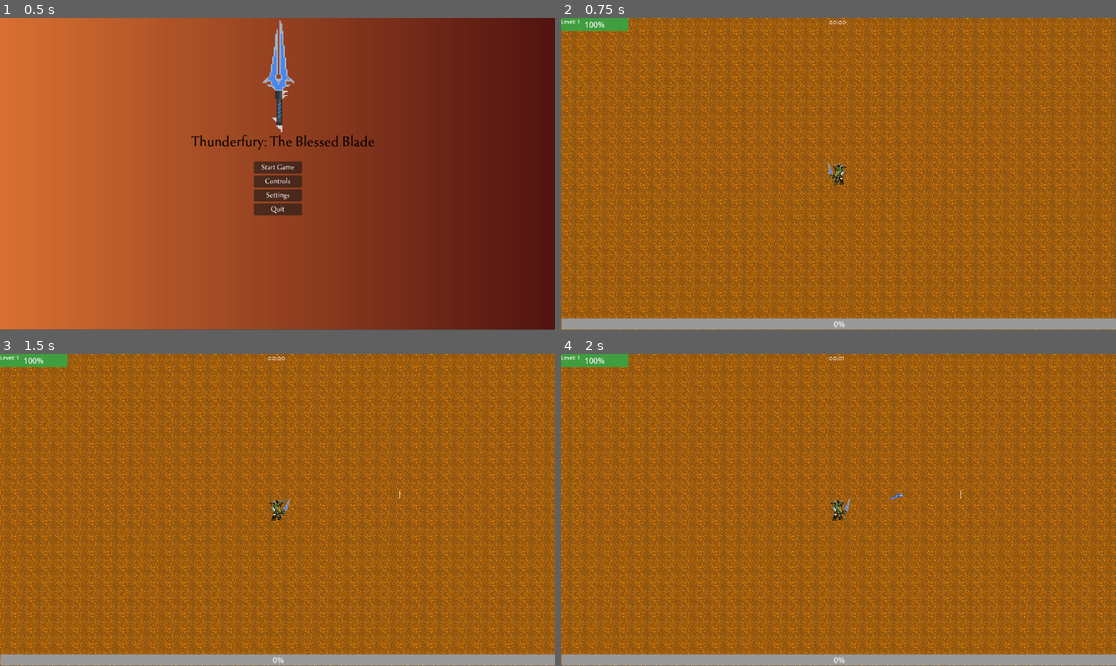
Above: before the commit, frames 1-4 (two rows, left to right).
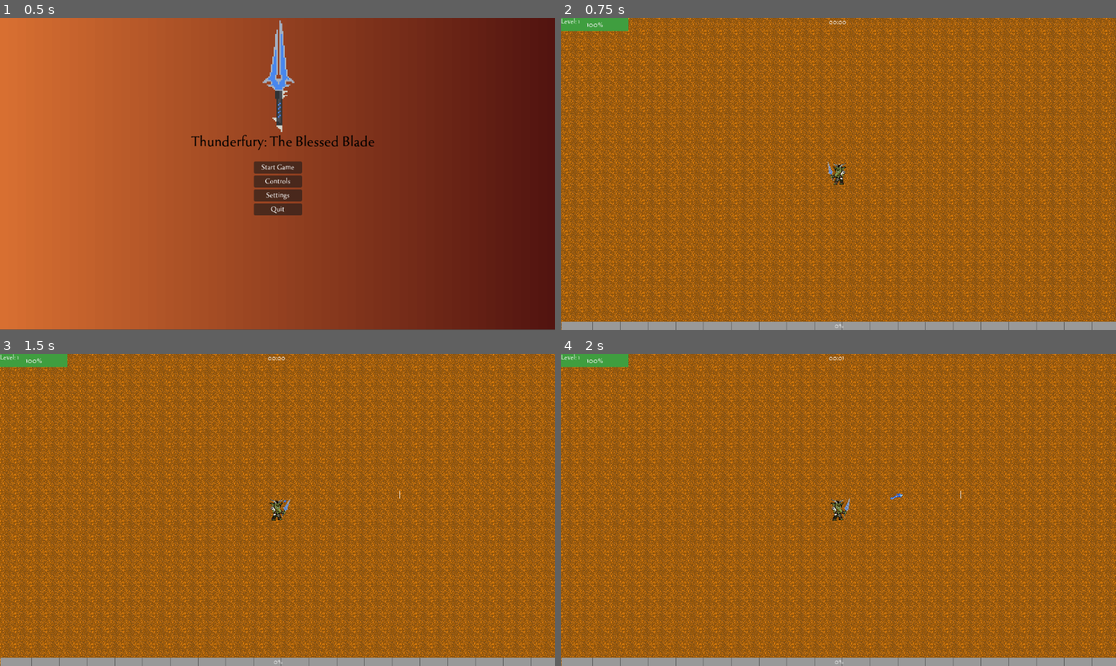
Above: after the commit, the same moments.

Repository: samadams412/Thunderfury
Game: Godot game, scene res://Menus/main_menu.tscn
Same seed, same stepped clock (60 frames per second), same inputs: the game is played once before the commit and once after it.
Inputs (mouse positions are in pixels of both pictures, inside the frame that each line leads up to):
- Up to frame 1 (0.5 s): no input
- Up to frame 2 (0.75 s): click "Start Game" at 0.5 s
- Up to frame 3 (1.5 s): tap Enter at 1.25 s; move the mouse to (399, 494) at 1.27 s; hold D (right) from 1.28 s (still down); click (399, 494) at 1.35 s
- Up to frame 4 (2 s): keep holding D (right)

Frame 1 is identical in both runs. In frame 2, 1.5% of the frame differs, in the area x 0-100%, y 0-100%; in frame 3, 1.5%; in frame 4, 1.5%.

Commit message:
Added upgrades ui and 3 basic upgrade resources, fixed projectile despawning on pause

Diff:
--- a/Enemy/enemy.gd
+++ b/Enemy/enemy.gd
@@ -3,7 +3,7 @@
 @export var movement_speed = 20.0
 @export var hp = 10
 @export var xp_value: int = 1
-# Set this to true for Ragnaros, false for the Goblin in the Inspector
+# Set this to true for Ragnaros, false for the Goblin
 @export var use_directional_animations : bool = false
 @export var hit_sound: AudioStream
 @export var death_sound: AudioStream
--- a/Enemy/enemy_goblin.tscn
+++ b/Enemy/enemy_goblin.tscn
@@ -65,7 +65,7 @@
 collision_mask = 5
 motion_mode = 1
 script = ExtResource("1_px1sc")
-xp_value = 50
+xp_value = 150
 hit_sound = ExtResource("2_5a0d5")
 death_sound = ExtResource("3_s6h0u")
 
--- a/Enemy/enemy_ragnaros.tscn
+++ b/Enemy/enemy_ragnaros.tscn
@@ -83,8 +83,8 @@
 collision_mask = 5
 motion_mode = 1
 script = ExtResource("1_xcnyd")
-hp = 100
-xp_value = 50
+hp = 50
+xp_value = 150
 use_directional_animations = true
 hit_sound = ExtResource("2_3ck2q")
 death_sound = ExtResource("3_1jgsu")
--- a/Enemy/xp_orb.tscn
+++ b/Enemy/xp_orb.tscn
@@ -1,8 +1,8 @@
 [gd_scene format=3 uid="uid://ckqwikuvd4blu"]
 
 [ext_resource type="Script" uid="uid://u7heq63sfoxo" path="res://Utility/xp_orb.gd" id="1_6im8o"]
-[ext_resource type="Texture2D" uid="uid://du25685glfd7n" path="res://Textures/Items/Gems/Gem_blue.png" id="2_aq0t6"]
 [ext_resource type="AudioStream" uid="uid://db2wifcxsgae1" path="res://Audio/SoundEffect/LootCoinSmall.ogg" id="2_dnh4f"]
+[ext_resource type="Texture2D" uid="uid://c58j0wr7lg8pc" path="res://Textures/Items/Upgrades/hearthstone_no_background.png" id="3_aq0t6"]
 
 [sub_resource type="CircleShape2D" id="CircleShape2D_g4v7s"]
 radius = 80.0
@@ -16,4 +16,5 @@
 shape = SubResource("CircleShape2D_g4v7s")
 
 [node name="Sprite2D" type="Sprite2D" parent="." unique_id=1754016803]
-texture = ExtResource("2_aq0t6")
+scale = Vector2(0.5, 0.5)
+texture = ExtResource("3_aq0t6")
--- a/Menus/hud.tscn
+++ b/Menus/hud.tscn
@@ -24,11 +24,13 @@
 anchors_preset = 0
 offset_right = 140.0
 offset_bottom = 48.0
+theme = ExtResource("2_7gh2x")
 
 [node name="HPBar" type="ProgressBar" parent="HPFrame" unique_id=1724477685]
 layout_mode = 0
 offset_right = 140.0
 offset_bottom = 27.0
+theme_override_font_sizes/font_size = 18
 theme_override_styles/background = SubResource("StyleBoxFlat_57qmd")
 theme_override_styles/fill = SubResource("StyleBoxFlat_3gngh")
 
@@ -36,7 +38,7 @@
 layout_mode = 0
 offset_right = 40.0
 offset_bottom = 23.0
-theme_override_font_sizes/font_size = 11
+theme_override_font_sizes/font_size = 15
 text = "Level: "
 
 [node name="TimerLabel" type="Control" parent="." unique_id=412626737]
@@ -65,26 +67,26 @@
 offset_right = -1152.0
 grow_horizontal = 2
 grow_vertical = 0
+theme = ExtResource("2_7gh2x")
 
 [node name="TickOverlay" type="Control" parent="XPBarContainer" unique_id=1067232083]
 layout_mode = 1
 anchors_preset = 0
 offset_left = 8.0
-offset_top = -26.0
+offset_top = -17.0
 offset_right = 1160.0
-offset_bottom = -10.0
 mouse_filter = 2
 script = ExtResource("2_fypj3")
 
 [node name="XPBar" type="ProgressBar" parent="XPBarContainer" unique_id=1097024743]
+z_index = -1
 layout_mode = 1
 anchors_preset = 2
 anchor_top = 1.0
 anchor_bottom = 1.0
 offset_left = 1.0
-offset_top = -24.0
+offset_top = -17.0
 offset_right = 1153.0
-offset_bottom = -1.0
 grow_vertical = 0
 theme_override_styles/background = SubResource("StyleBoxFlat_yf5fn")
 theme_override_styles/fill = SubResource("StyleBoxFlat_g4v7s")
--- a/Menus/pause_menu.gd
+++ b/Menus/pause_menu.gd
@@ -8,22 +8,19 @@
 	menu_container.visible = false
 
 func _input(event):
-	# Toggle pause with the "ui_cancel" (Esc key)
 	if event.is_action_pressed("ui_cancel"):
-		toggle_pause()
+		if settings_menu.visible:
+			_close_settings()
+		else:
+			toggle_pause()
 
 func toggle_pause():
-	# Toggle pause status
-	get_tree().paused = !get_tree().paused
+	var world = get_tree().current_scene
+	world.set_game_state(get_tree().paused)  # note: inverted, since paused is about to flip
 	menu_container.visible = get_tree().paused
-	if get_tree().paused:
-		Input.set_mouse_mode(Input.MOUSE_MODE_VISIBLE)
-	else:
-		Input.set_mouse_mode(Input.MOUSE_MODE_HIDDEN)
 
 func _on_resume_pressed():
-	get_tree().paused = false
-	Input.set_mouse_mode(Input.MOUSE_MODE_HIDDEN)
+	get_tree().current_scene.set_game_state(true)
 	menu_container.visible = false
 
 
@@ -38,6 +35,9 @@
 func _on_confirmation_dialog_canceled():
 	Input.mouse_mode = Input.MOUSE_MODE_VISIBLE
 
+func _close_settings():
+	settings_menu.hide()
+	menu_container.show()
 
 func _on_settings_pressed():
 	menu_container.hide()
@@ -45,4 +45,4 @@
 
 
 func _on_settings_menu_closed():
-	menu_container.show()
+	_close_settings()
--- a/Player/Attack/ice_spear.gd
+++ /dev/null
@@ -1,39 +0,0 @@
-extends Area2D
-
-var level = 1
-var hp = 1 #amount of hits the ice_spear can take before being removed
-var speed = 100
-var damage = 5
-var knock_amount = 100
-var attack_size = 1.0
-
-var target = Vector2.ZERO
-var angle = Vector2.ZERO
-
-@onready var player = get_tree().get_first_node_in_group("player")
-
-func _ready():
-	angle = global_position.direction_to(target)
-	rotation = angle.angle() + deg_to_rad(135)
-	match level:
-		1:
-			hp = 1
-			speed = 100
-			damage = 5
-			knock_amount = 100
-			attack_size = 1.0
-
-	var tween = create_tween()
-	tween.tween_property(self, "scale", Vector2(1,1)*attack_size, 1).set_trans(Tween.TRANS_QUINT).set_ease(Tween.EASE_OUT)
-	tween.play()
-
-func _physics_process(delta):
-	position += angle*speed*delta
-
-func enemy_hit(charge = 1):
-	hp -= charge
-	if hp <= 0:
-		queue_free()
-
-func _on_timer_timeout():
-	queue_free()
--- a/Player/Attack/ice_spear.tscn
+++ /dev/null
@@ -1,35 +0,0 @@
-[gd_scene format=3 uid="uid://bn67i762lv5m6"]
-
-[ext_resource type="Script" uid="uid://byrt6ib263vbi" path="res://Player/Attack/ice_spear.gd" id="1_0xbpf"]
-[ext_resource type="Texture2D" uid="uid://bpgvgy1s73cf3" path="res://Textures/Items/Weapons/ice_spear.png" id="2_cq1uu"]
-
-[sub_resource type="RectangleShape2D" id="RectangleShape2D_g4v7s"]
-size = Vector2(6.717516, 34.64824)
-
-[node name="IceSpear" type="Area2D" unique_id=1587940840 groups=["attack"]]
-top_level = true
-scale = Vector2(0.1, 0.1)
-collision_layer = 4
-collision_mask = 0
-script = ExtResource("1_0xbpf")
-
-[node name="Sprite2D" type="Sprite2D" parent="." unique_id=1893274970]
-texture = ExtResource("2_cq1uu")
-
-[node name="CollisionShape2D" type="CollisionShape2D" parent="." unique_id=1234540798]
-position = Vector2(0.375001, -0.8749991)
-rotation = -0.7853982
-scale = Vector2(0.9999999, 0.9999999)
-shape = SubResource("RectangleShape2D_g4v7s")
-
-[node name="Timer" type="Timer" parent="." unique_id=77797584]
-wait_time = 8.0
-one_shot = true
-autostart = true
-
-[node name="snd_play" type="AudioStreamPlayer" parent="." unique_id=2143139756]
-volume_db = -12.796
-pitch_scale = 2.31
-autoplay = true
-
-[connection signal="timeout" from="Timer" to="." method="_on_timer_timeout"]
--- a/Player/Attack/lightning_bolt.gd
+++ b/Player/Attack/lightning_bolt.gd
@@ -9,8 +9,8 @@
 	var anim_node = $Sprite2D
 	anim_node.play("lightning")
 
-	await get_tree().create_timer(20.0).timeout
-	print("Timer finished, calling queue_free()")
+	await get_tree().create_timer(5.0, false).timeout
+	#print("Timer finished, calling queue_free()")
 	queue_free()
 
 #func _process(_delta):
--- a/Player/Attack/weapon.gd
+++ b/Player/Attack/weapon.gd
@@ -4,7 +4,7 @@
 @onready var spawn_point = $SpawnPoint
 @export var fire_rate : float = 0.5
 @onready var fire_rate_timer = $FireRateTimer
-
+@export var pierce_count : int = 1
 
 var is_facing_right : bool = false
 
@@ -47,7 +47,8 @@
 	var proj = projectile_scene.instantiate()
 	proj.my_player = owner_player
 	proj.global_position = spawn_pos
-	#proj.global_position = spawn_point.global_position
+	proj.pierce_count = pierce_count
+
 
 	get_tree().root.add_child(proj)
 
--- a/Player/player.tscn
+++ b/Player/player.tscn
@@ -119,6 +119,7 @@
 z_index = 1
 motion_mode = 1
 script = ExtResource("1_btcbx")
+max_hp = 25
 level_up_sound = ExtResource("2_x3vf3")
 hit_sound = ExtResource("2_vtle1")
 death_sound = ExtResource("3_od3ui")
@@ -151,17 +152,6 @@
 position = Vector2(-0.5, 2.5)
 shape = SubResource("RectangleShape2D_gwnis")
 
-[node name="Attack" type="Node2D" parent="." unique_id=948010632]
-visible = false
-
-[node name="IceSpearTimer" type="Timer" parent="Attack" unique_id=1527124751]
-unique_name_in_owner = true
-wait_time = 1.5
-
-[node name="IceSpearAttackTimer" type="Timer" parent="Attack/IceSpearTimer" unique_id=1699415153]
-unique_name_in_owner = true
-wait_time = 0.075
-
 [node name="EnemyDetectionArea" type="Area2D" parent="." unique_id=1871256866]
 visible = false
 collision_layer = 4
@@ -170,11 +160,6 @@
 
 [node name="CollisionShape2D" type="CollisionShape2D" parent="EnemyDetectionArea" unique_id=281053506]
 shape = SubResource("CircleShape2D_g4v7s")
-
-[node name="AimPoint" type="Marker2D" parent="." unique_id=1639080065]
-visible = false
-position = Vector2(15, 3)
-rotation = -1.5707964
 
 [node name="AnimationPlayer" type="AnimationPlayer" parent="." unique_id=1982486513]
 libraries/ = SubResource("AnimationLibrary_fhl08")
@@ -191,8 +176,6 @@
 position = Vector2(-4, -78)
 
 [connection signal="hurt" from="HurtBox" to="." method="_on_hurt_box_hurt"]
-[connection signal="timeout" from="Attack/IceSpearTimer" to="." method="_on_ice_spear_timer_timeout"]
-[connection signal="timeout" from="Attack/IceSpearTimer/IceSpearAttackTimer" to="." method="_on_ice_spear_attack_timer_timeout"]
 [connection signal="body_entered" from="EnemyDetectionArea" to="." method="_on_enemy_detection_area_body_entered"]
 [connection signal="body_exited" from="EnemyDetectionArea" to="." method="_on_enemy_detection_area_body_exited"]
 
--- /dev/null
+++ b/Upgrades/Upgrade.gd
@@ -0,0 +1,11 @@
+extends Resource
+class_name Upgrade
+
+@export var display_name: String
+@export var description: String
+@export var icon: Texture2D
+@export var weight: float = 1.0        # rarity — higher = more common
+@export var max_stacks: int = -1       # -1 = unlimited
+
+func apply(player: Node) -> void:
+	pass  # overridden per upgrade type
--- /dev/null
+++ b/Upgrades/upgrade_card_ui.gd
@@ -0,0 +1,24 @@
+extends CanvasLayer
+signal upgrade_selected(upgrade: Upgrade)
+
+@onready var cards: Array[Control] = [$HBoxContainer/Card1/VBoxContainer, $HBoxContainer/Card2/VBoxContainer, $HBoxContainer/Card3/VBoxContainer]
+
+func setup(choices: Array[Upgrade]) -> void:
+	for i in cards.size():
+		var card = cards[i]
+		if i < choices.size():
+			var upgrade = choices[i]
+			card.visible = true
+			card.get_node("NameLabel").text = upgrade.display_name
+			card.get_node("DescLabel").text = upgrade.description
+			if upgrade.icon:
+				card.get_node("Icon").texture = upgrade.icon
+			var button = card.get_node("Button") as Button
+			if button.pressed.is_connected(_on_card_pressed):
+				button.pressed.disconnect(_on_card_pressed)
+			button.pressed.connect(_on_card_pressed.bind(upgrade))
+		else:
+			card.visible = false
+
+func _on_card_pressed(upgrade: Upgrade) -> void:
+	upgrade_selected.emit(upgrade)
--- /dev/null
+++ b/Upgrades/upgrade_card_ui.tscn
@@ -0,0 +1,114 @@
+[gd_scene format=3 uid="uid://fudtledl0kb3"]
+
+[ext_resource type="Script" uid="uid://bdnrgtytyw7xl" path="res://Upgrades/upgrade_card_ui.gd" id="1_cjbve"]
+[ext_resource type="Theme" uid="uid://4bejjidht0ni" path="res://Utility/GameTheme.tres" id="2_883hd"]
+
+[node name="UpgradeCardUI" type="CanvasLayer" unique_id=1698209548]
+process_mode = 3
+script = ExtResource("1_cjbve")
+
+[node name="HBoxContainer" type="HBoxContainer" parent="." unique_id=1986592494]
+anchors_preset = 8
+anchor_left = 0.5
+anchor_top = 0.5
+anchor_right = 0.5
+anchor_bottom = 0.5
+offset_left = -20.0
+offset_top = -20.0
+offset_right = 20.0
+offset_bottom = 20.0
+grow_horizontal = 2
+grow_vertical = 2
+theme = ExtResource("2_883hd")
+theme_override_constants/separation = 24
+alignment = 1
+
+[node name="Card1" type="PanelContainer" parent="HBoxContainer" unique_id=1586136605]
+custom_minimum_size = Vector2(240, 400)
+layout_mode = 2
+size_flags_vertical = 4
+
+[node name="VBoxContainer" type="VBoxContainer" parent="HBoxContainer/Card1" unique_id=708783311]
+layout_mode = 2
+theme_override_constants/separation = 12
+
+[node name="Icon" type="TextureRect" parent="HBoxContainer/Card1/VBoxContainer" unique_id=861327455]
+custom_minimum_size = Vector2(128, 128)
+layout_mode = 2
+size_flags_horizontal = 4
+stretch_mode = 5
+
+[node name="NameLabel" type="Label" parent="HBoxContainer/Card1/VBoxContainer" unique_id=2078032482]
+custom_minimum_size = Vector2(100, 0)
+layout_mode = 2
+
+[node name="DescLabel" type="Label" parent="HBoxContainer/Card1/VBoxContainer" unique_id=2033583761]
+custom_minimum_size = Vector2(100, 0)
+layout_mode = 2
+autowrap_mode = 2
+
+[node name="Button" type="Button" parent="HBoxContainer/Card1/VBoxContainer" unique_id=656323665]
+custom_minimum_size = Vector2(160, 44)
+layout_mode = 2
+size_flags_horizontal = 4
+text = "Select"
+
+[node name="Card2" type="PanelContainer" parent="HBoxContainer" unique_id=340044342]
+custom_minimum_size = Vector2(240, 400)
+layout_mode = 2
+size_flags_vertical = 4
+
+[node name="VBoxContainer" type="VBoxContainer" parent="HBoxContainer/Card2" unique_id=1310289805]
+layout_mode = 2
+theme_override_constants/separation = 12
+
+[node name="Icon" type="TextureRect" parent="HBoxContainer/Card2/VBoxContainer" unique_id=619550763]
+custom_minimum_size = Vector2(128, 128)
+layout_mode = 2
+size_flags_horizontal = 4
+stretch_mode = 5
+
+[node name="NameLabel" type="Label" parent="HBoxContainer/Card2/VBoxContainer" unique_id=1897006476]
+custom_minimum_size = Vector2(100, 0)
+layout_mode = 2
+
+[node name="DescLabel" type="Label" parent="HBoxContainer/Card2/VBoxContainer" unique_id=748046319]
+custom_minimum_size = Vector2(100, 0)
+layout_mode = 2
+autowrap_mode = 2
+
+[node name="Button" type="Button" parent="HBoxContainer/Card2/VBoxContainer" unique_id=121054138]
+custom_minimum_size = Vector2(160, 44)
+layout_mode = 2
+size_flags_horizontal = 4
+text = "Select"
+
+[node name="Card3" type="PanelContainer" parent="HBoxContainer" unique_id=774818312]
+custom_minimum_size = Vector2(240, 400)
+layout_mode = 2
+size_flags_vertical = 4
+
+[node name="VBoxContainer" type="VBoxContainer" parent="HBoxContainer/Card3" unique_id=607380408]
+layout_mode = 2
+theme_override_constants/separation = 12
+
+[node name="Icon" type="TextureRect" parent="HBoxContainer/Card3/VBoxContainer" unique_id=293602325]
+custom_minimum_size = Vector2(128, 128)
+layout_mode = 2
+size_flags_horizontal = 4
+stretch_mode = 5
+
+[node name="NameLabel" type="Label" parent="HBoxContainer/Card3/VBoxContainer" unique_id=672668170]
+custom_minimum_size = Vector2(100, 0)
+layout_mode = 2
+
+[node name="DescLabel" type="Label" parent="HBoxContainer/Card3/VBoxContainer" unique_id=648979547]
+custom_minimum_size = Vector2(100, 0)
+layout_mode = 2
+autowrap_mode = 2
+
+[node name="Button" type="Button" parent="HBoxContainer/Card3/VBoxContainer" unique_id=727652586]
+custom_minimum_size = Vector2(160, 44)
+layout_mode = 2
+size_flags_horizontal = 4
+text = "Select"
--- /dev/null
+++ b/Upgrades/upgrade_manager.gd
@@ -0,0 +1,59 @@
+extends Node
+
+@export var upgrade_pool: Array[Upgrade] = []
+@export var upgrade_card_scene: PackedScene
+
+var stack_counts: Dictionary = {}
+var player: Node = null
+
+func _ready() -> void:
+	player = get_tree().get_first_node_in_group("player")
+	player.leveled_up.connect(_on_leveled_up)
+
+func _on_leveled_up(new_level: int) -> void:
+	if new_level % 3 != 0:
+		return
+	var choices = _pick_upgrades(3)
+	if choices.is_empty():
+		return
+	_show_upgrade_ui(choices)
+
+func _pick_upgrades(count: int) -> Array[Upgrade]:
+	var eligible: Array[Upgrade] = []
+	for upgrade in upgrade_pool:
+		var stacks = stack_counts.get(upgrade, 0)
+		if stacks < upgrade.max_stacks:
+			eligible.append(upgrade)
+
+	var chosen: Array[Upgrade] = []
+	var pool_copy = eligible.duplicate()
+	for i in min(count, pool_copy.size()):
+		var picked = _weighted_pick(pool_copy)
+		chosen.append(picked)
+		pool_copy.erase(picked)
+	return chosen
+
+func _weighted_pick(pool: Array[Upgrade]) -> Upgrade:
+	var total_weight := 0.0
+	for u in pool:
+		total_weight += u.weight
+	var roll = randf() * total_weight
+	var cumulative := 0.0
+	for u in pool:
+		cumulative += u.weight
+		if roll <= cumulative:
+			return u
+	return pool[-1]
+
+func _show_upgrade_ui(choices: Array[Upgrade]) -> void:
+	get_tree().current_scene.set_game_state(false)
+	var ui = upgrade_card_scene.instantiate()
+	get_tree().current_scene.add_child(ui)
+	ui.setup(choices)
+	ui.upgrade_selected.connect(_on_upgrade_selected.bind(ui))
+
+func _on_upgrade_selected(upgrade: Upgrade, ui: Node) -> void:
+	upgrade.apply(player)
+	stack_counts[upgrade] = stack_counts.get(upgrade, 0) + 1
+	ui.queue_free()
+	get_tree().current_scene.set_game_state(true)
--- /dev/null
+++ b/Upgrades/upgrade_max_hp.gd
@@ -0,0 +1,11 @@
+# upgrade_max_hp.gd
+extends Upgrade
+class_name UpgradeMaxHP
+
+@export var percent: float = 0.08
+
+func apply(player: Node) -> void:
+	var increase = int(round(player.max_hp * percent))
+	player.max_hp += increase
+	player.hp += increase
+	player.hp_changed.emit(player.hp, player.max_hp)
--- /dev/null
+++ b/Upgrades/upgrade_max_hp.tres
@@ -0,0 +1,12 @@
+[gd_resource type="Resource" script_class="UpgradeMaxHP" format=3 uid="uid://g6411ffgumtu"]
+
+[ext_resource type="Script" uid="uid://csqdh2aunnkbg" path="res://Upgrades/upgrade_max_hp.gd" id="1_vj858"]
+[ext_resource type="Texture2D" uid="uid://mxhs77mgmqyy" path="res://Textures/Items/Upgrades/spell_holy_flashheal.jpg" id="1_yp5qk"]
+
+[resource]
+script = ExtResource("1_vj858")
+display_name = "Upgrade Max HP"
+description = "Upgrade Players Max HP +8%"
+icon = ExtResource("1_yp5qk")
+max_stacks = 5
+metadata/_custom_type_script = "uid://csqdh2aunnkbg"
--- /dev/null
+++ b/Upgrades/upgrade_movement_speed.gd
@@ -0,0 +1,8 @@
+# upgrade_movement_speed.gd
+extends Upgrade
+class_name UpgradeMovementSpeed
+
+@export var percent: float = 0.08
+
+func apply(player: Node) -> void:
+	player.movement_speed *= (1.0 + percent)
--- /dev/null
+++ b/Upgrades/upgrade_movement_speed.tres
@@ -0,0 +1,12 @@
+[gd_resource type="Resource" script_class="UpgradeMovementSpeed" format=3 uid="uid://d3v4htgwlb7tq"]
+
+[ext_resource type="Texture2D" uid="uid://go6eq1ofx5jc" path="res://Textures/Items/Upgrades/ability_rogue_sprint.jpg" id="1_hqugi"]
+[ext_resource type="Script" uid="uid://8vioaemq7bto" path="res://Upgrades/upgrade_movement_speed.gd" id="1_nncbq"]
+
+[resource]
+script = ExtResource("1_nncbq")
+display_name = "Increase Movement Speed"
+description = "Increase Movement Speed by 8%"
+icon = ExtResource("1_hqugi")
+max_stacks = 5
+metadata/_custom_type_script = "uid://8vioaemq7bto"
--- /dev/null
+++ b/Upgrades/upgrade_pierce_count.gd
@@ -0,0 +1,8 @@
+# upgrade_pierce_count.gd
+extends Upgrade
+class_name UpgradePierceCount
+
+@export var amount: int = 1
+
+func apply(player: Node) -> void:
+	player.weapon.pierce_count += amount
--- /dev/null
+++ b/Upgrades/upgrade_weapon_pierce_count.tres
@@ -0,0 +1,12 @@
+[gd_resource type="Resource" script_class="UpgradePierceCount" format=3 uid="uid://b5rwd28fxurfr"]
+
+[ext_resource type="Script" uid="uid://b1d6sd48f4xlf" path="res://Upgrades/upgrade_pierce_count.gd" id="1_33mud"]
+[ext_resource type="Texture2D" uid="uid://b3mcgghwgfaw2" path="res://Textures/Items/Upgrades/ability_rogue_waylay.jpg" id="1_c8wq8"]
+
+[resource]
+script = ExtResource("1_33mud")
+display_name = "Increase Pierce Count"
+description = "Increase Weapon Pierce Count by 1"
+icon = ExtResource("1_c8wq8")
+max_stacks = 5
+metadata/_custom_type_script = "uid://b1d6sd48f4xlf"
--- a/world.gd
+++ b/world.gd
@@ -6,7 +6,7 @@
 
 func set_game_state(is_playing: bool):
 	if is_playing:
-		Input.mouse_mode = Input.MOUSE_MODE_CAPTURED
+		Input.mouse_mode = Input.MOUSE_MODE_HIDDEN
 		get_tree().paused = false
 	else:
 		Input.mouse_mode = Input.MOUSE_MODE_VISIBLE
@@ -16,6 +16,5 @@
 	if what == NOTIFICATION_WM_WINDOW_FOCUS_OUT:
 		Input.mouse_mode = Input.MOUSE_MODE_VISIBLE
 	elif what == NOTIFICATION_WM_WINDOW_FOCUS_IN:
-		# Only hide the mouse if we aren't paused!
 		if not get_tree().paused:
-			Input.mouse_mode = Input.MOUSE_MODE_CAPTURED
+			Input.mouse_mode = Input.MOUSE_MODE_HIDDEN
--- a/world.tscn
+++ b/world.tscn
@@ -19,6 +19,12 @@
 [ext_resource type="Script" uid="uid://cueio0uvxseki" path="res://Audio/Music/music_player.gd" id="15_hiqwa"]
 [ext_resource type="PackedScene" uid="uid://bvuce28vbd74q" path="res://Menus/settings_menu.tscn" id="15_ikiii"]
 [ext_resource type="PackedScene" uid="uid://bi61wy3svb270" path="res://Menus/hud.tscn" id="19_cbp6q"]
+[ext_resource type="Script" uid="uid://b3s228rsugcfo" path="res://Upgrades/upgrade_manager.gd" id="20_mc2jv"]
+[ext_resource type="Script" uid="uid://hfa3w5v2cdg4" path="res://Upgrades/Upgrade.gd" id="21_bo7i5"]
+[ext_resource type="Resource" uid="uid://g6411ffgumtu" path="res://Upgrades/upgrade_max_hp.tres" id="22_4h6ng"]
+[ext_resource type="Resource" uid="uid://d3v4htgwlb7tq" path="res://Upgrades/upgrade_movement_speed.tres" id="23_o3ebs"]
+[ext_resource type="Resource" uid="uid://b5rwd28fxurfr" path="res://Upgrades/upgrade_weapon_pierce_count.tres" id="24_k83mh"]
+[ext_resource type="PackedScene" uid="uid://fudtledl0kb3" path="res://Upgrades/upgrade_card_ui.tscn" id="25_qktwf"]
 
 [sub_resource type="ShaderMaterial" id="ShaderMaterial_g4v7s"]
 shader = ExtResource("1_aqk2v")
@@ -157,6 +163,11 @@
 
 [node name="HUD" parent="." unique_id=1080144834 instance=ExtResource("19_cbp6q")]
 
+[node name="UpgradeManager" type="Node" parent="." unique_id=1831920915]
+script = ExtResource("20_mc2jv")
+upgrade_pool = Array[ExtResource("21_bo7i5")]([ExtResource("22_4h6ng"), ExtResource("23_o3ebs"), ExtResource("24_k83mh")])
+upgrade_card_scene = ExtResource("25_qktwf")
+
 [connection signal="pressed" from="PauseMenu/Control/VBoxContainer/Resume" to="PauseMenu" method="_on_resume_pressed"]
 [connection signal="pressed" from="PauseMenu/Control/VBoxContainer/Settings" to="PauseMenu" method="_on_settings_pressed"]
 [connection signal="pressed" from="PauseMenu/Control/VBoxContainer/QuitToMenu" to="PauseMenu" method="_on_quit_to_menu_pressed"]
Not shown, removed: Player/Attack/ice_spear.gd.uid
Binary file added: Textures/Items/Upgrades/ability_rogue_sprint.jpg
Not shown, added: Textures/Items/Upgrades/ability_rogue_sprint.jpg.import
Binary file added: Textures/Items/Upgrades/ability_rogue_waylay.jpg
Not shown, added: Textures/Items/Upgrades/ability_rogue_waylay.jpg.import
Binary file added: Textures/Items/Upgrades/spell_holy_flashheal.jpg
Not shown, added: Textures/Items/Upgrades/spell_holy_flashheal.jpg.import
Not shown, added: Upgrades/Upgrade.gd.uid
Not shown, added: Upgrades/upgrade_card_ui.gd.uid
Not shown, added: Upgrades/upgrade_manager.gd.uid
Not shown, added: Upgrades/upgrade_max_hp.gd.uid
Not shown, added: Upgrades/upgrade_movement_speed.gd.uid
(and 1 more such lines)
